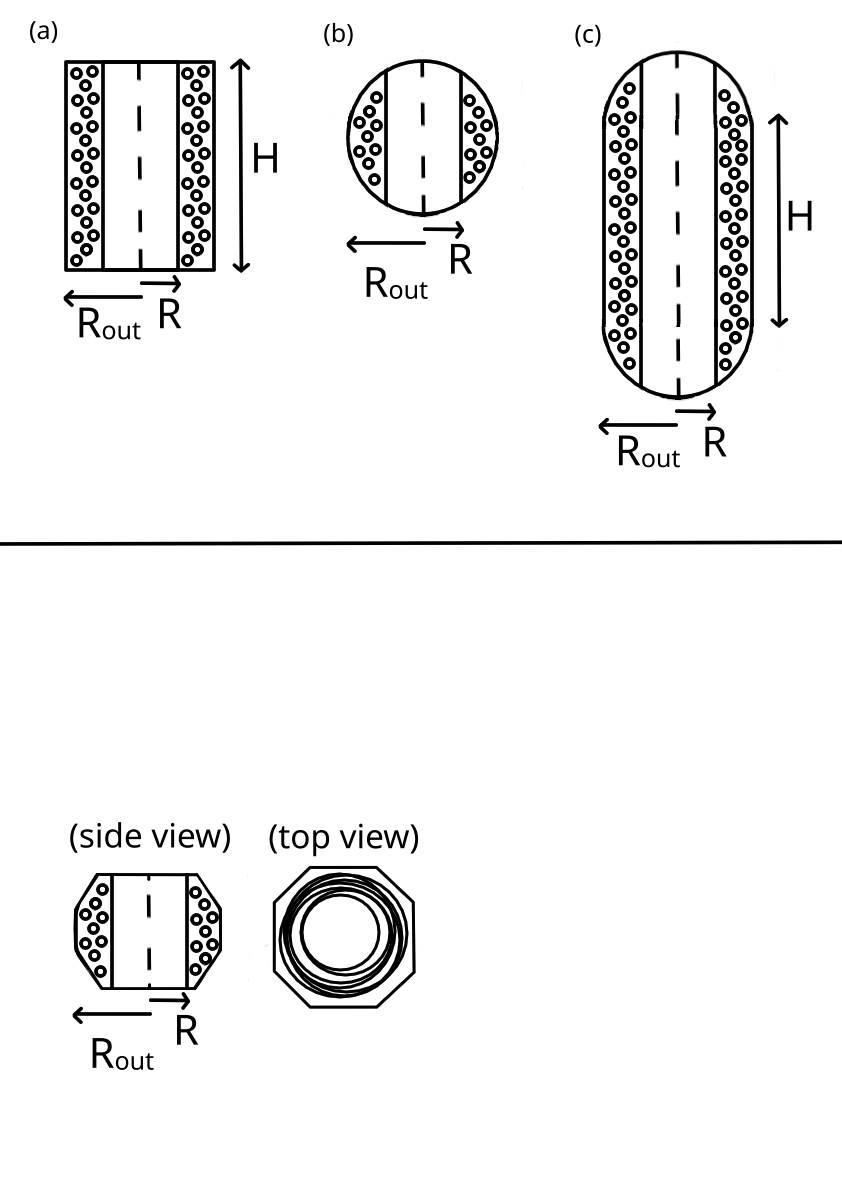
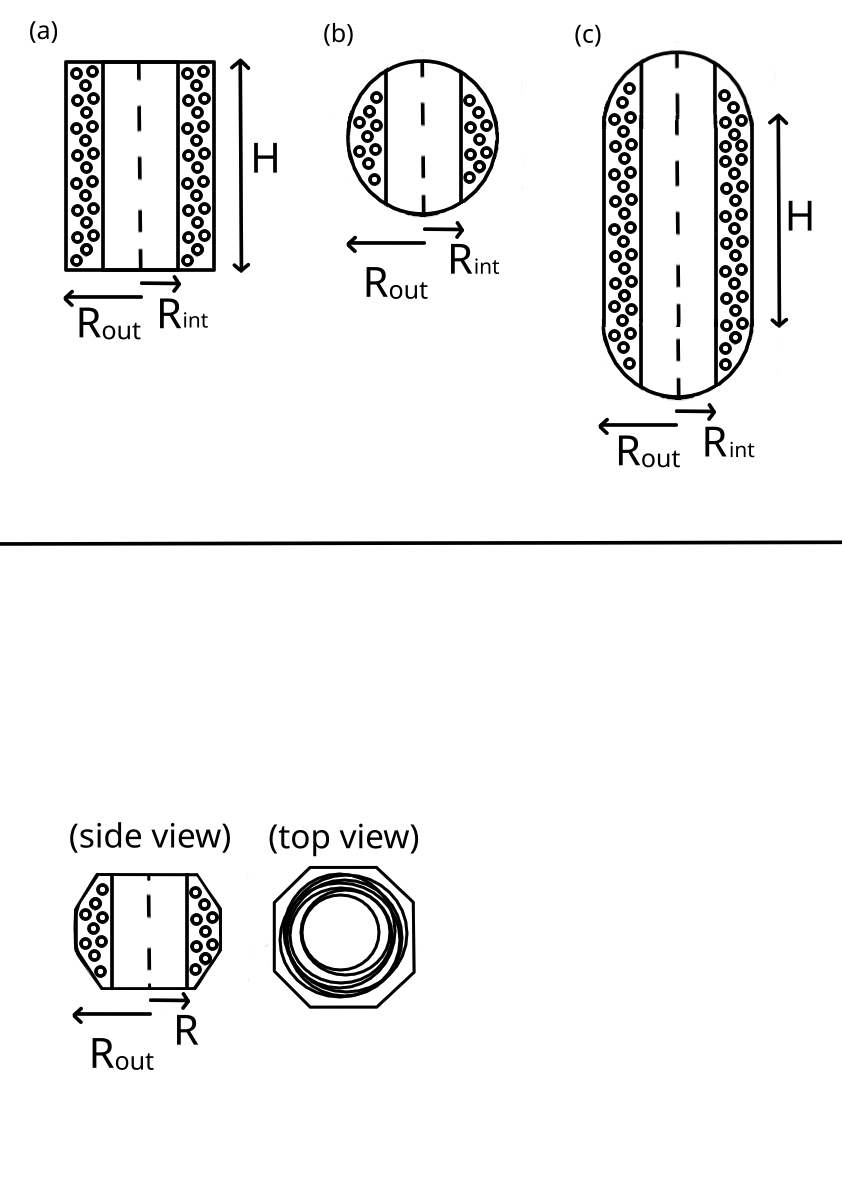
Layered file, before and after one edit (842 × 1190). Changes by layer:
pixels changed over <box>184,258,755,458</box> (layer not identified)
